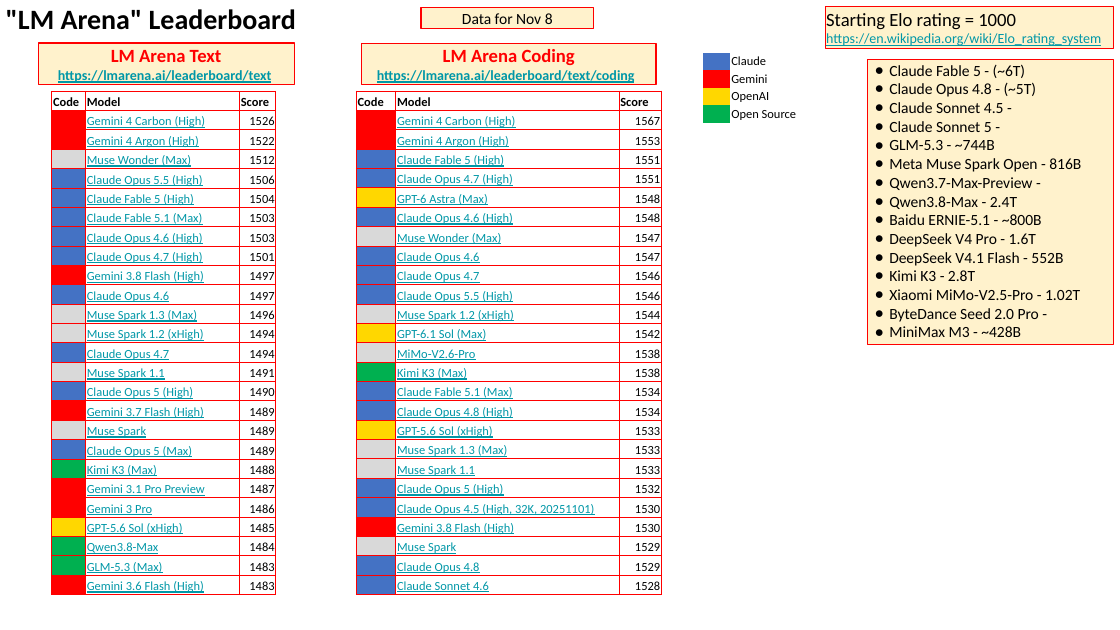
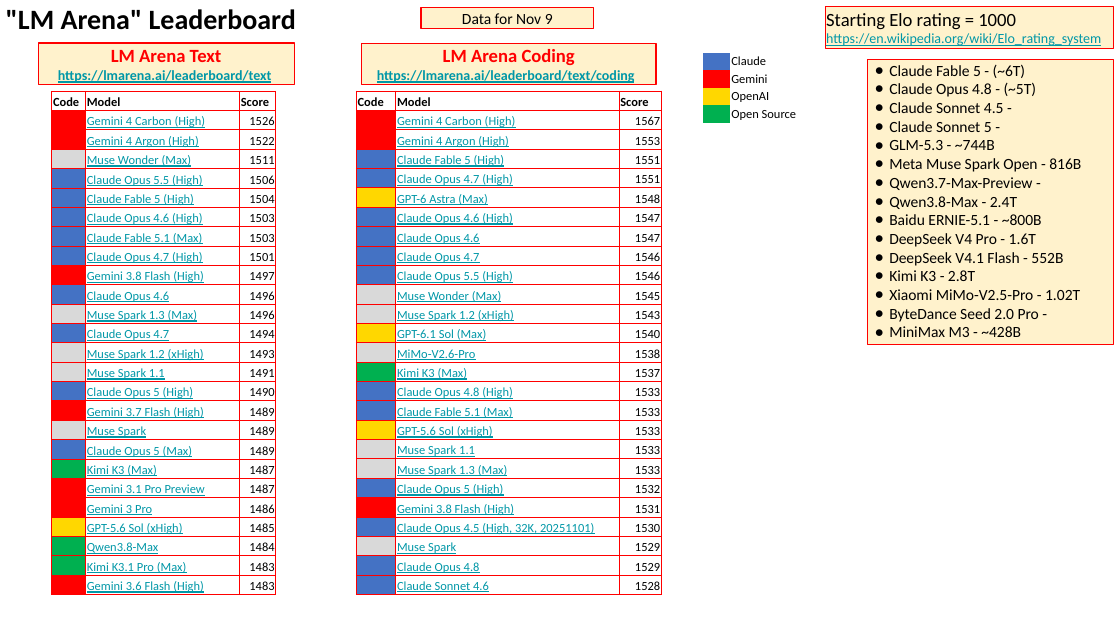
Before and after one commit to lselector/seminar, a slide deck: slide 2 of 2026/2026-11-13-AI-News.pptx. Drawn at 1120x630 pixels with LibreOffice and Linux fonts; fonts in the diff are those of the drawing. Boxes give left, top, right and bottom in pixels: in the first picture for what was removed or moved away, otherwise in the second. Text is boxed around its words. In the diff, an @@ line names an element or a change of style, - is before the commit and + after.

Commit message:
update

```diff
--- a/2026/2026-11-13-AI-News.pptx
+++ b/2026/2026-11-13-AI-News.pptx
@@ text in rectangle at [462, 13, 553, 29]: text changed @@
-Data for Nov 8
+Data for Nov 9
@@ table at [52, 91, 276, 597] @@
-row 4, column 3: 1512
+row 4, column 3: 1511
+row 7: ■ | Claude Opus 4.6 (High) | 1503
-row 8: ■ | Claude Opus 4.6 (High) | 1503
-row 11, column 3: 1497
+row 11, column 3: 1496
-row 13: ■ | Muse Spark 1.2 (xHigh) | 1494
+row 14: ■ | Muse Spark 1.2 (xHigh) | 1493
-row 20, column 3: 1488
+row 20, column 3: 1487
-row 25, column 2: GLM-5.3 (Max)
+row 25, column 2: Kimi K3.1 Pro (Max)
@@ fill #D9D9D9 to #4472C4 in row 13, column 1 @@
@@ fill #4472C4 to #D9D9D9 in row 14, column 1 @@
@@ text colour #D9D9D9 to #4472C4, text colour #4472C4 to #D9D9D9 in "■" @@
@@ table at [356, 91, 661, 596] @@
-row 7: ■ | Claude Opus 4.6 (High) | 1548
-row 8: ■ | Muse Wonder (Max) | 1547
+row 7: ■ | Claude Opus 4.6 (High) | 1547
-row 12: ■ | Muse Spark 1.2 (xHigh) | 1544
-row 13: ■ | GPT-6.1 Sol (Max) | 1542
+row 11: ■ | Muse Wonder (Max) | 1545
+row 12: ■ | Muse Spark 1.2 (xHigh) | 1543
+row 13: ■ | GPT-6.1 Sol (Max) | 1540
-row 15, column 3: 1538
+row 15, column 3: 1537
-row 16, column 2: Claude Fable 5.1 (Max)
+row 16, column 2: Claude Opus 4.8 (High)
-row 16, column 3: 1534
+row 16, column 3: 1533
-row 17, column 2: Claude Opus 4.8 (High)
+row 17, column 2: Claude Fable 5.1 (Max)
-row 17, column 3: 1534
+row 17, column 3: 1533
+row 19: ■ | Muse Spark 1.1 | 1533
-row 20: ■ | Muse Spark 1.1 | 1533
+row 22: ■ | Gemini 3.8 Flash (High) | 1531
-row 23: ■ | Gemini 3.8 Flash (High) | 1530
@@ fill #D9D9D9 to #4472C4 in row 8, column 1 @@
@@ fill #4472C4 to #D9D9D9 in row 11, column 1 @@
@@ fill #4472C4 to #FF0000 in row 22, column 1 @@
@@ fill #FF0000 to #4472C4 in row 23, column 1 @@
@@ text colour #D9D9D9 to #4472C4, text colour #4472C4 to #D9D9D9, text colour #4472C4 to #FF0000, text colour #FF0000 to #4472C4 in "■" @@
```
Also in this commit, not shown: 1 other slide changed, 2 slides added, 6 slides removed.
